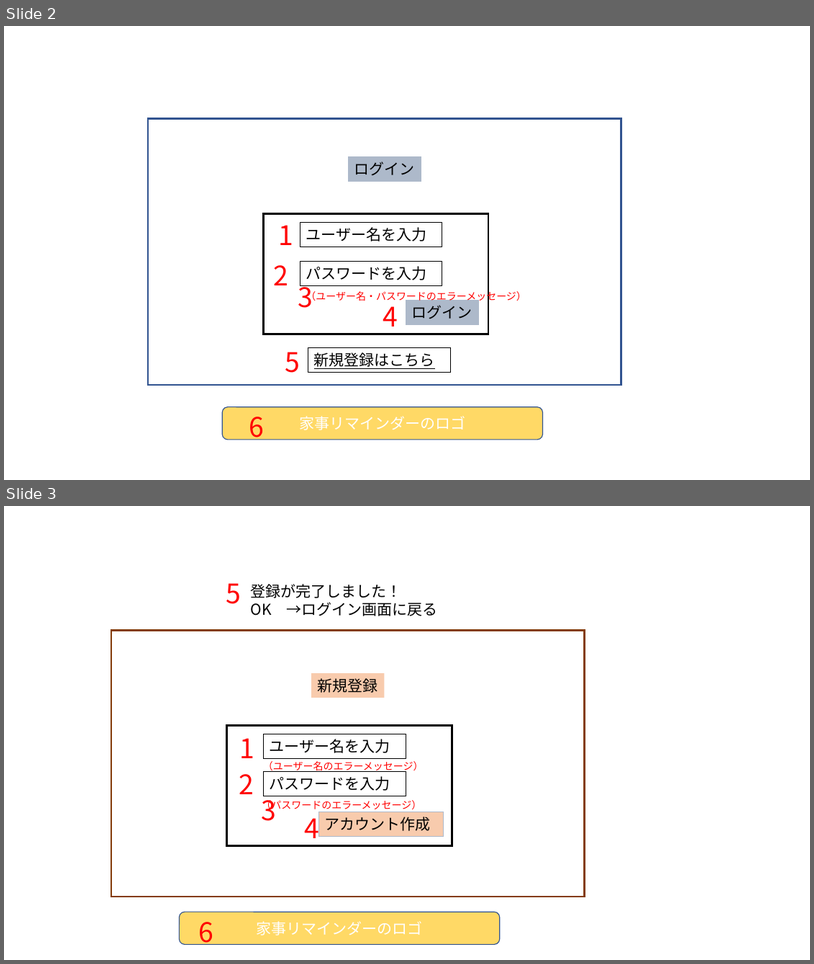
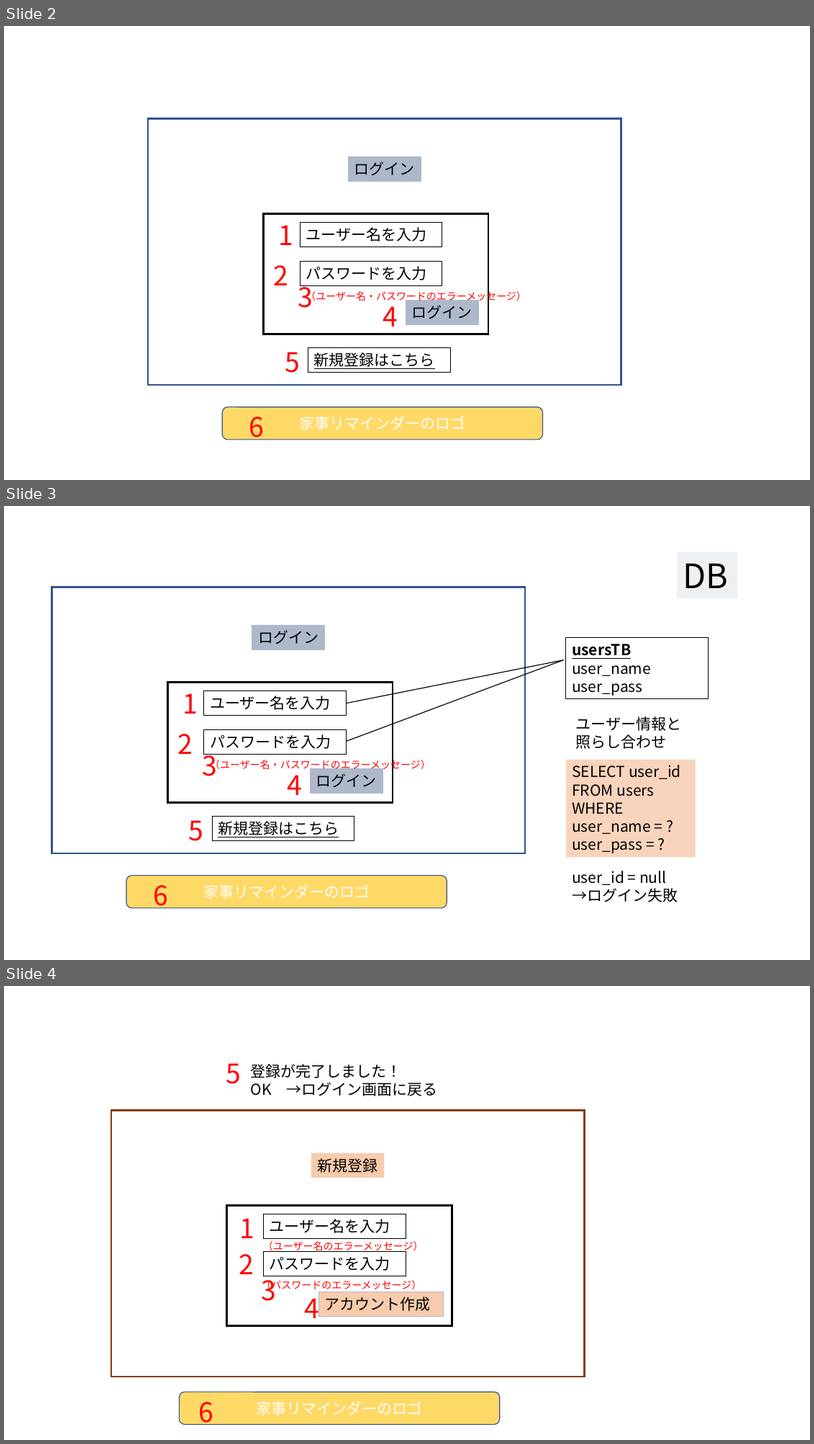
Before and after one commit to dojo2023/A-5, a slide deck: doc/外部設計_プレゼン.pptx. Shown one above the other, each under a label of ours: slides 2 and 3 before the commit, slides 2, 3 and 4 after it. The pictures are 814x964 and 814x1444 pixels, drawn with LibreOffice and Linux fonts; fonts in the diff are those of the drawing. Boxes give left, top, right and bottom in pixels: in the first picture for what was removed or moved away, otherwise in the second. Text is boxed around its words. In the diff, an @@ line names an element or a change of style, - is before the commit and + after.

```diff
--- a/doc/外部設計_プレゼン.pptx
+++ b/doc/外部設計_プレゼン.pptx
@@ slide 3 added at (4, 506, 810, 960), background #FFFFFF @@
@@ group added at (347, 552, 738, 857): 3 rectangles, 2 lines, 1 text @@
+DB
+usersTB
+user_name
+user_pass
+ユーザー情報と照らし合わせ
+SELECT user_id
+FROM users
+WHERE user_name = ?
+user_pass = ?
@@ text added at (572, 870, 678, 902), 18 pt, text #000000 @@
+user_id = null
+→ログイン失敗
@@ group added at (52, 587, 525, 912): 7 rectangles, 7 texts, 1 rounded rectangle @@
+ログイン
+ユーザー名を入力
+パスワードを入力
+ログイン
+新規登録はこちら
+家事リマインダーのロゴ
+（ユーザー名・パスワードのエラーメッセージ）
+1
+2
+3
+4
+5
+6
@@ what was slide 3 is now slide 4 @@
```
Also in this commit, not shown: 4 other slides added.
